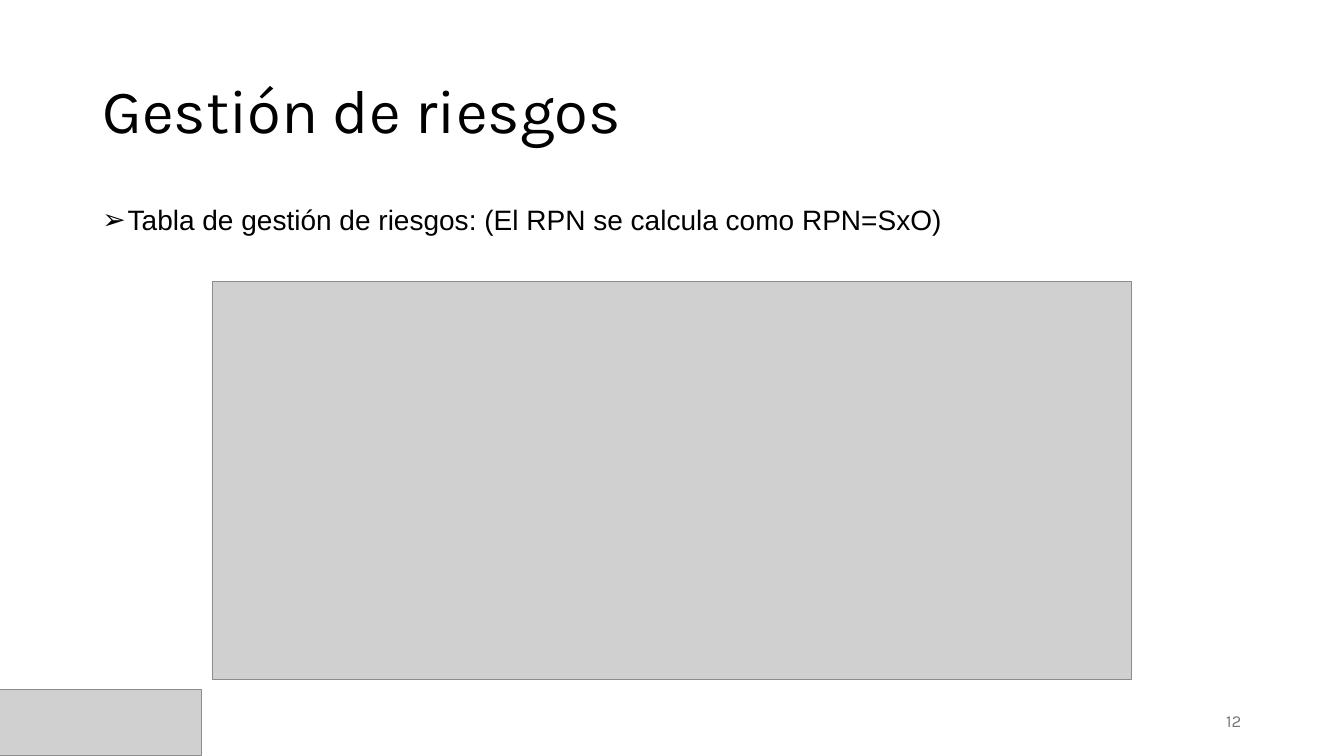
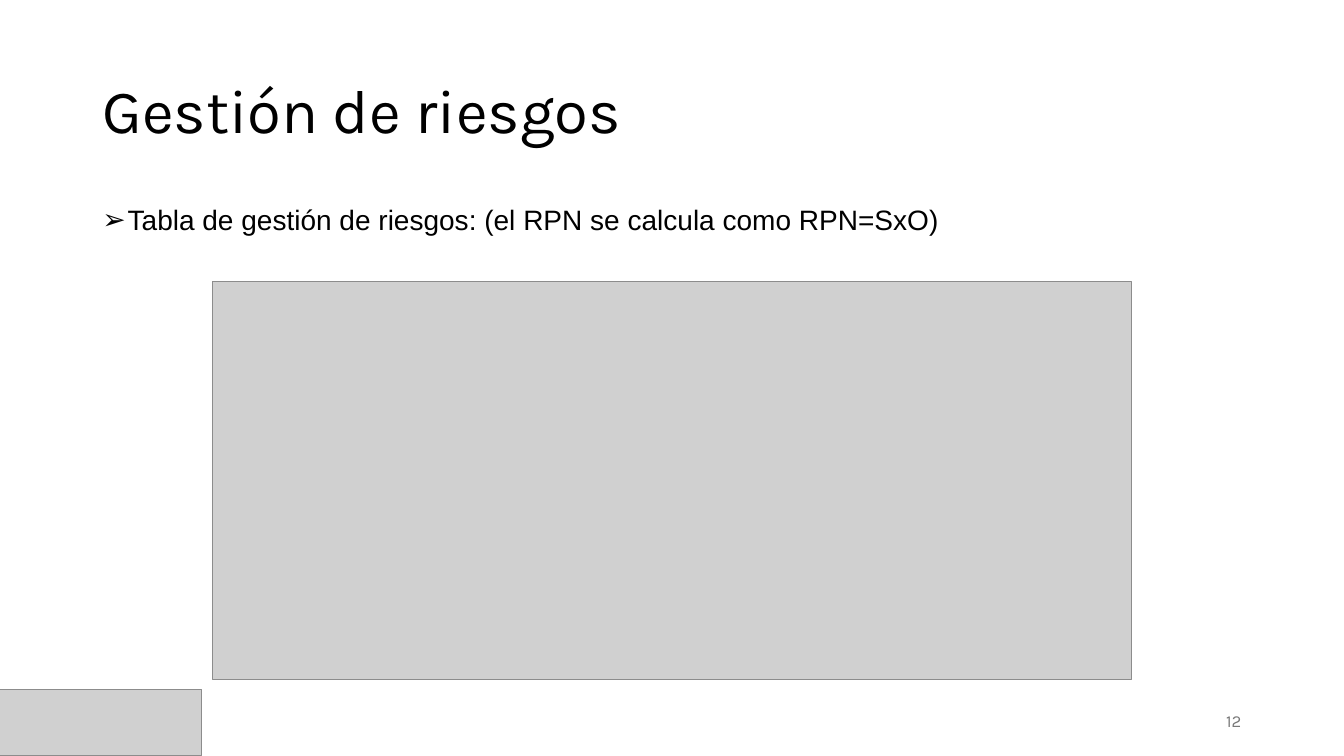
Before and after one commit to adrianlapaz3/Plantilla-planificacion, a slide deck: slide 12 of Adrian_Lapaz_presentacion.pptx. Drawn at 1344x756 pixels with LibreOffice and Linux fonts; fonts in the diff are those of the drawing; grey boxes stand for pictures. Boxes give left, top, right and bottom in pixels: in the first picture for what was removed or moved away, otherwise in the second. Text is boxed around its words. In the diff, an @@ line names an element or a change of style, - is before the commit and + after.

```diff
--- a/Adrian_Lapaz_presentacion.pptx
+++ b/Adrian_Lapaz_presentacion.pptx
@@ text at (128, 209, 938, 235): text changed @@
-➢ Tabla de gestión de riesgos: (El RPN se calcula como RPN=SxO)
+➢ Tabla de gestión de riesgos: (el RPN se calcula como RPN=SxO)
```
Also in this commit, not shown: 4 other slides changed, 8 other files.
